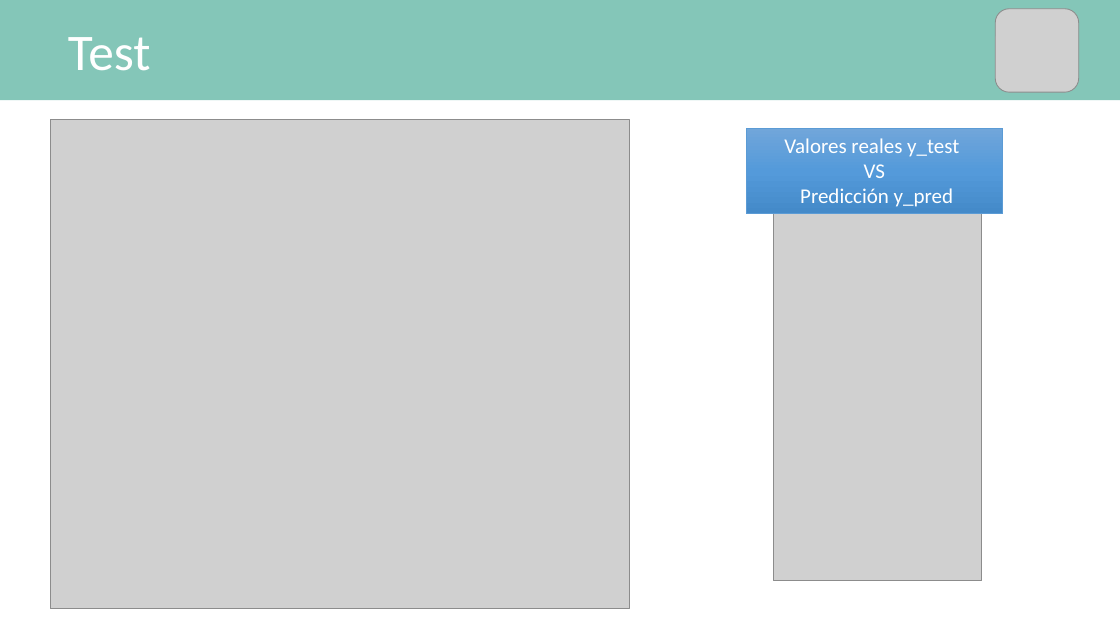
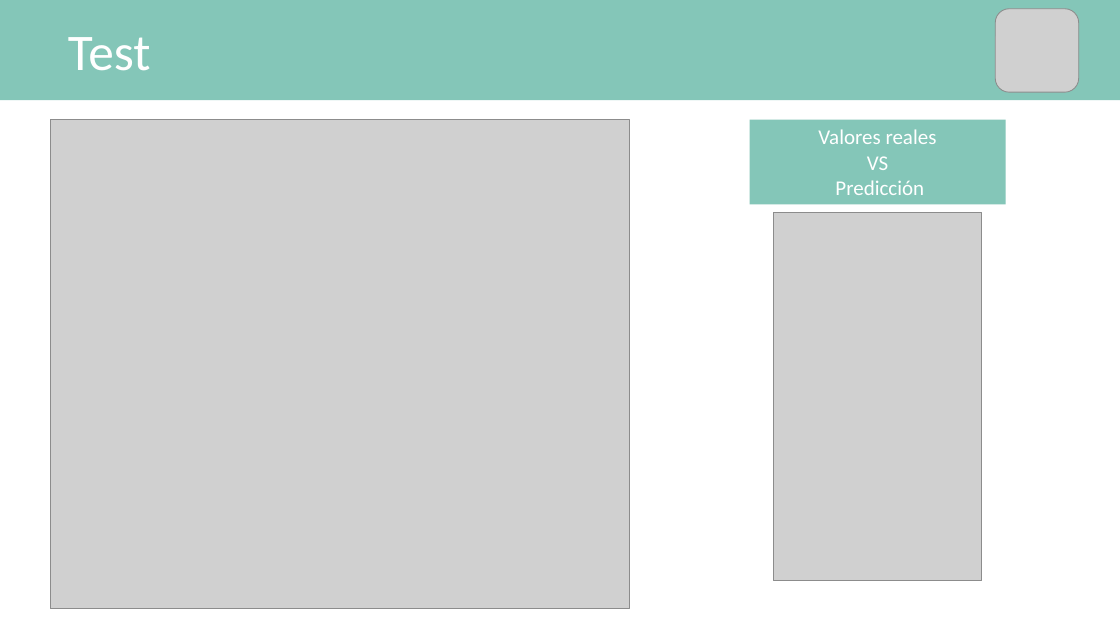
Before and after one commit to mPuchadesdo/Team-Challenge---Team-MPG, a slide deck: slide 12 of Team_MPG.pptx (slide 11 before the commit). Drawn at 1120x630 pixels with LibreOffice and Linux fonts; fonts in the diff are those of the drawing; grey boxes stand for pictures. Boxes give left, top, right and bottom in pixels: in the first picture for what was removed or moved away, otherwise in the second. Text is boxed around its words. In the diff, an @@ line names an element or a change of style, - is before the commit and + after.

```diff
--- a/Team_MPG.pptx
+++ b/Team_MPG.pptx
@@ rectangle "Valores reales": place and size @@
-rectangle "Valores reales" at (747, 129, 1003, 213)
+rectangle "Valores reales" at (749, 119, 1006, 204)
@@ rectangle "Valores reales" at (749, 119, 1006, 204): fill gradient #71A6DB to #559BDB to #448ACA to #84C6B8; outline #5B9BD5 0.5 pt to none @@
@@ text in rectangle at (818, 129, 937, 144): text changed @@
-Valores reales y_test
+Valores reales
@@ text in rectangle at (835, 180, 924, 195): text changed @@
-Predicción y_pred
+Predicción
```
Also in this commit, not shown: 5 other slides changed, 2 slides added.
